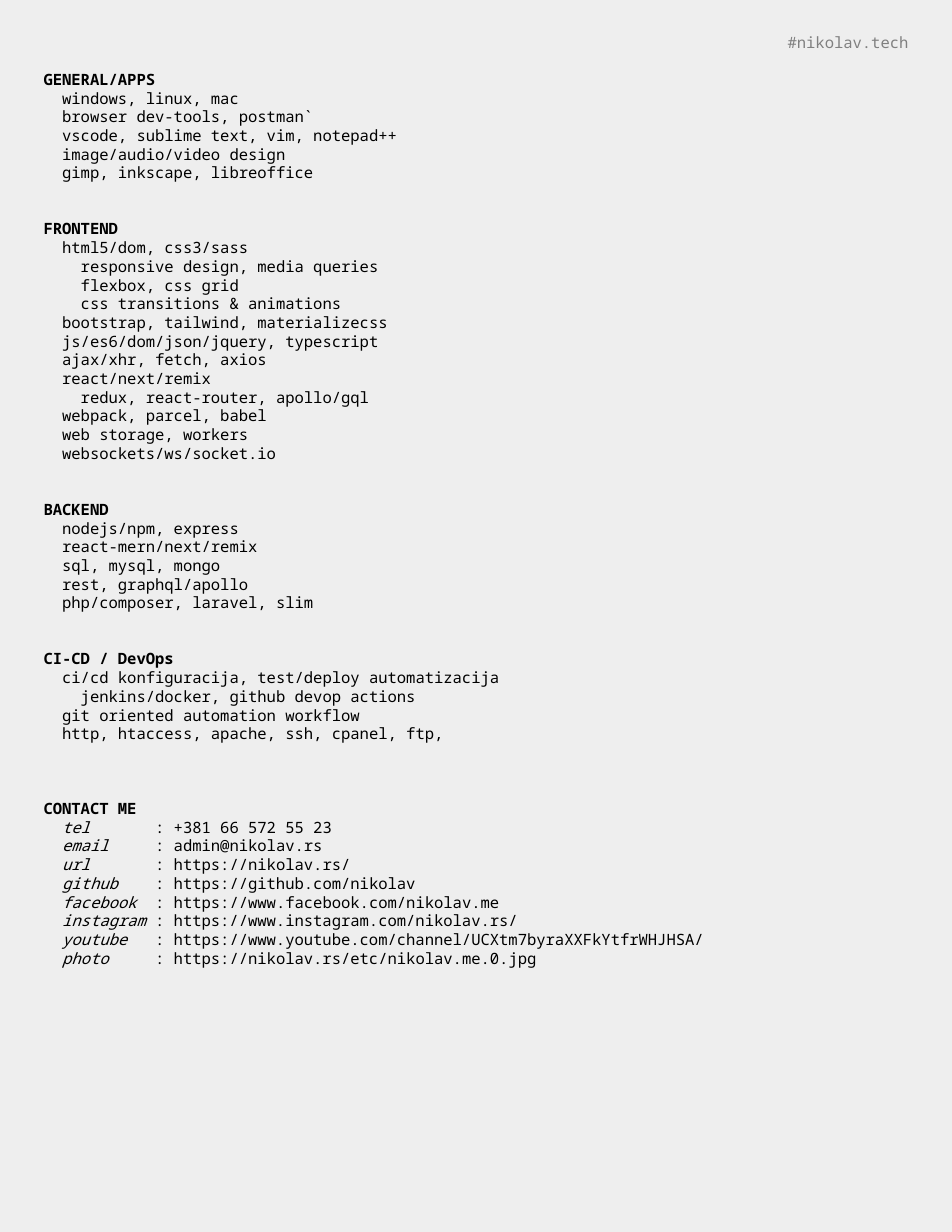
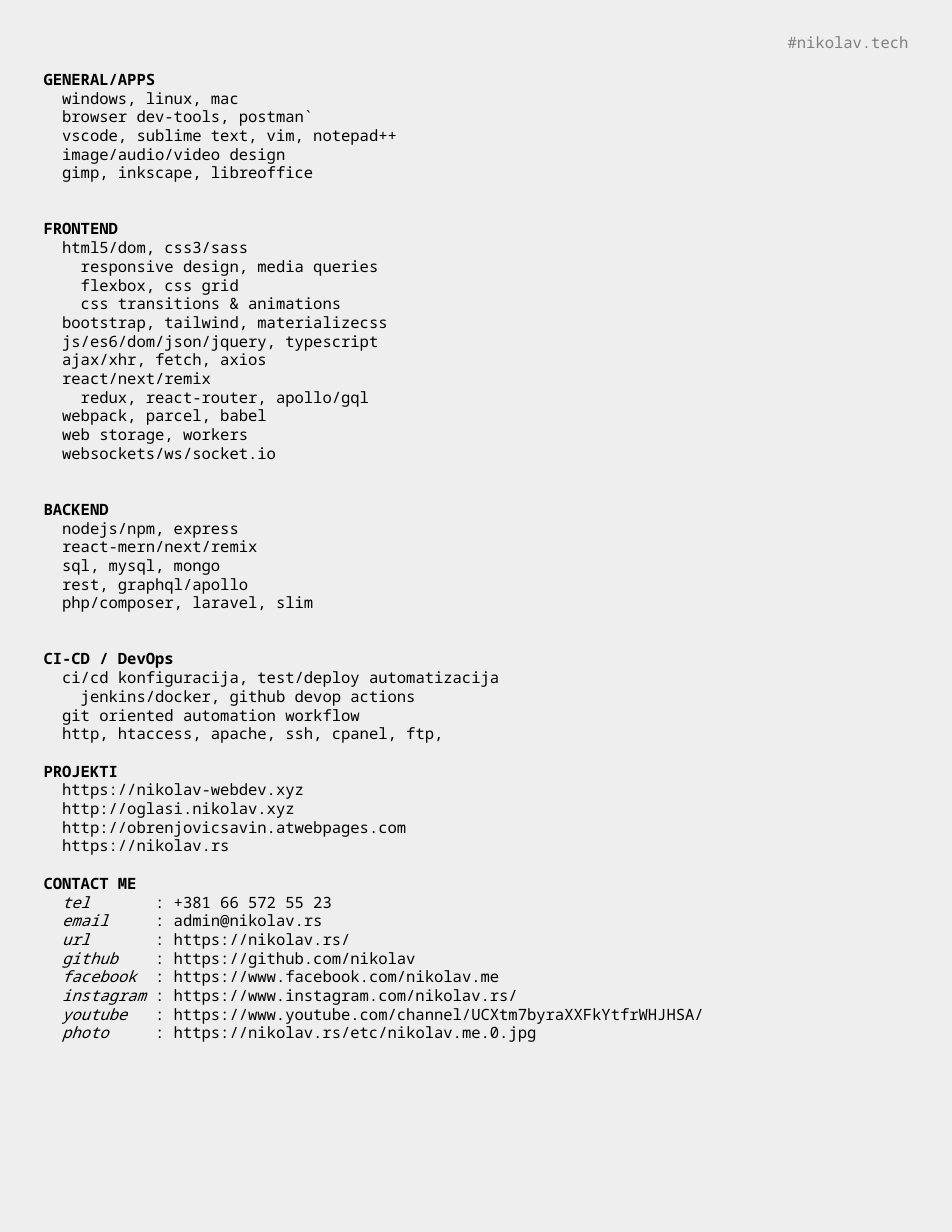
Before and after one commit to nikolav/nikolav.rs, a slide deck: slide 1 of etc/nikolav-tech.odp. Drawn at 952x1232 pixels with LibreOffice and Linux fonts; fonts in the diff are those of the drawing. Boxes give left, top, right and bottom in pixels: in the first picture for what was removed or moved away, otherwise in the second. Text is boxed around its words. In the diff, an @@ line names an element or a change of style, - is before the commit and + after.

```diff
--- a/etc/nikolav-tech.odp
+++ b/etc/nikolav-tech.odp
@@ text at [44,765,406,855]: paragraphs added @@
+PROJEKTI
+https://nikolav-webdev.xyz
+http://oglasi.nikolav.xyz
+http://obrenjovicsavin.atwebpages.com
+https://nikolav.rs
```
Also in this commit, not shown: 1 other file.
